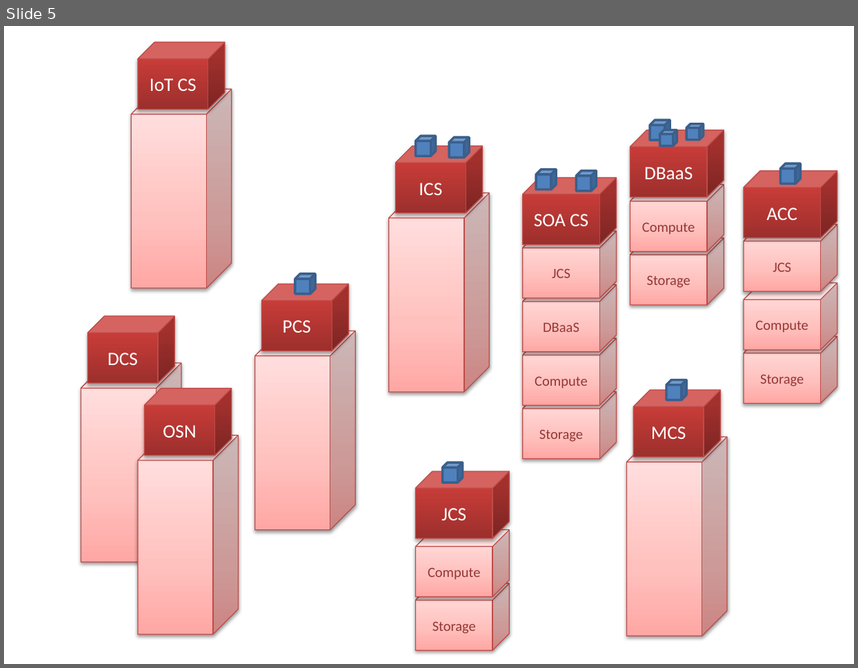
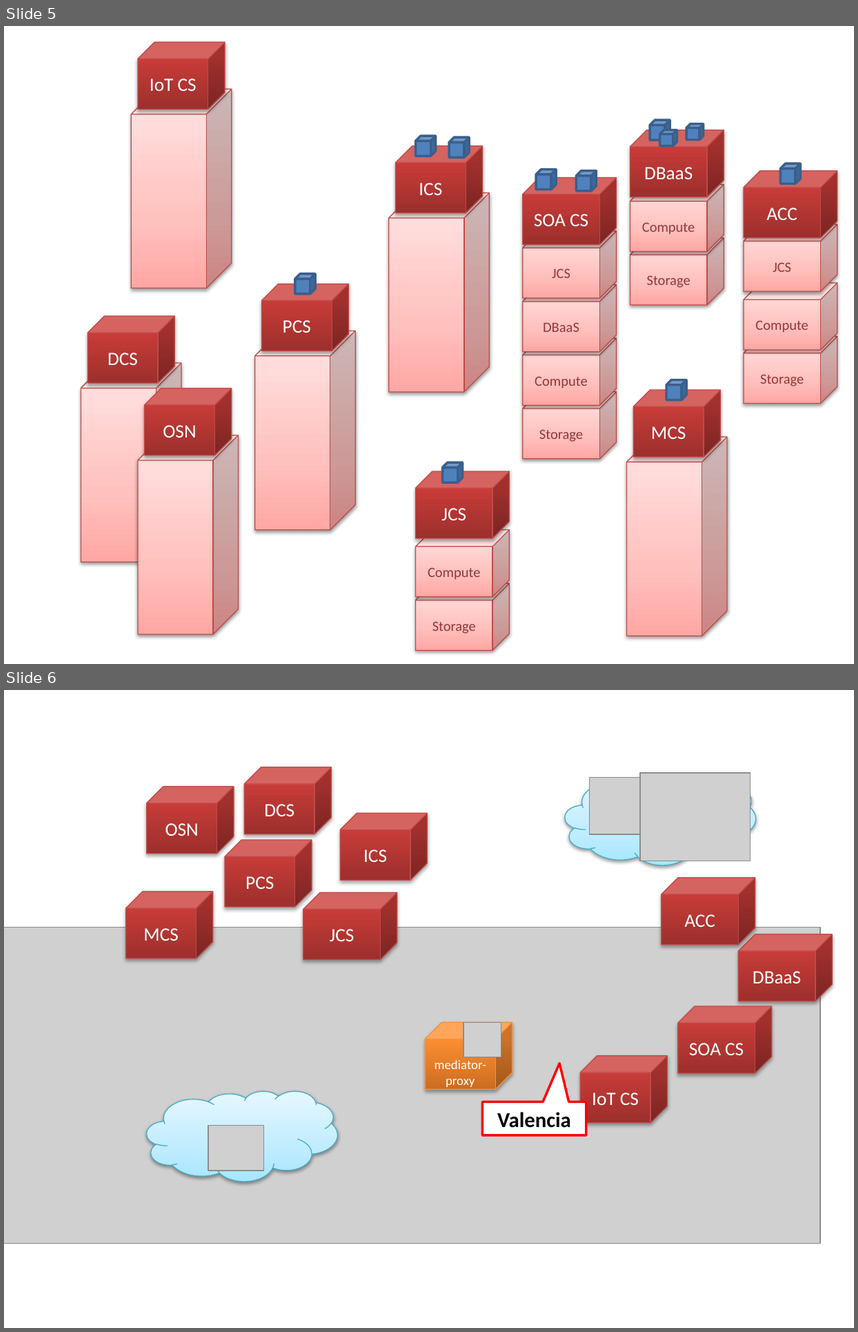
Before and after one commit to lucasjellema/aced-cloud-demo-ofmw2016-valencia, a slide deck: ofmw-forum2016-valencia-demo.pptx. Shown one above the other, each under a label of ours: slide 5 before the commit, slides 5 and 6 after it. The pictures are 858x668 and 858x1332 pixels, drawn with LibreOffice and Linux fonts; fonts in the diff are those of the drawing; grey boxes stand for pictures. Boxes give left, top, right and bottom in pixels: in the first picture for what was removed or moved away, otherwise in the second. Text is boxed around its words. In the diff, an @@ line names an element or a change of style, - is before the commit and + after.

Commit message:
Updated details on MCS and added slide on geographical spread

```diff
--- a/ofmw-forum2016-valencia-demo.pptx
+++ b/ofmw-forum2016-valencia-demo.pptx
@@ slide 6 added at <box>4,690,854,1328</box>, background #FFFFFF @@
@@ cube added at <box>245,767,331,834</box>, fill gradient #9C2F2D to #CB3E3A to #CE3B37, outline #BF4C48 0.75 pt, 16 pt, text #FFFFFF @@
+DCS
@@ cube added at <box>147,786,234,854</box>, fill gradient #9C2F2D to #CB3E3A to #CE3B37, outline #BF4C48 0.75 pt, 16 pt, text #FFFFFF @@
+OSN
@@ cloud added at <box>565,775,755,865</box>, fill gradient #A7E6FF to #C1EDFF to #E7F8FF, outline #46AAC5 0.75 pt @@
@@ picture added at <box>590,777,691,834</box> @@
@@ picture added at <box>640,773,749,860</box> @@
@@ cube added at <box>340,814,426,880</box>, fill gradient #9C2F2D to #CB3E3A to #CE3B37, outline #BF4C48 0.75 pt, 16 pt, text #FFFFFF @@
+ICS
@@ cube added at <box>225,840,312,907</box>, fill gradient #9C2F2D to #CB3E3A to #CE3B37, outline #BF4C48 0.75 pt, 16 pt, text #FFFFFF @@
+PCS
@@ cube added at <box>125,891,212,958</box>, fill gradient #9C2F2D to #CB3E3A to #CE3B37, outline #BF4C48 0.75 pt, 16 pt, text #FFFFFF @@
+MCS
@@ cube added at <box>303,892,397,960</box>, fill gradient #9C2F2D to #CB3E3A to #CE3B37, outline #BF4C48 0.75 pt, 16 pt, text #FFFFFF @@
+JCS
@@ cube added at <box>661,878,755,945</box>, fill gradient #9C2F2D to #CB3E3A to #CE3B37, outline #BF4C48 0.75 pt, 16 pt, text #FFFFFF @@
+ACC
@@ picture added at <box>4,927,821,1243</box> @@
@@ cube added at <box>738,934,832,1001</box>, fill gradient #9C2F2D to #CB3E3A to #CE3B37, outline #BF4C48 0.75 pt, 16 pt, text #FFFFFF @@
+DBaaS
@@ cube added at <box>678,1006,771,1074</box>, fill gradient #9C2F2D to #CB3E3A to #CE3B37, outline #BF4C48 0.75 pt, 16 pt, text #FFFFFF @@
+SOA CS
@@ cube added at <box>425,1023,512,1090</box>, fill gradient #CC6E20 to #FF9034 to #FF9136, outline #F69240 0.75 pt, 11 pt, text #FFFFFF @@
+mediator-proxy
@@ picture added at <box>464,1023,502,1056</box> @@
@@ cube added at <box>580,1056,667,1123</box>, fill gradient #9C2F2D to #CB3E3A to #CE3B37, outline #BF4C48 0.75 pt, 16 pt, text #FFFFFF @@
+IoT CS
@@ cloud added at <box>147,1090,337,1181</box>, fill gradient #A7E6FF to #C1EDFF to #E7F8FF, outline #46AAC5 0.75 pt @@
@@ speech box added at <box>483,1101,586,1134</box>, fill #FFFFFF, outline #FF0000 2 pt, 18 pt, text #000000, bold @@
+Valencia
@@ picture added at <box>208,1125,263,1170</box> @@
```
Also in this commit, not shown: 1 other file.
